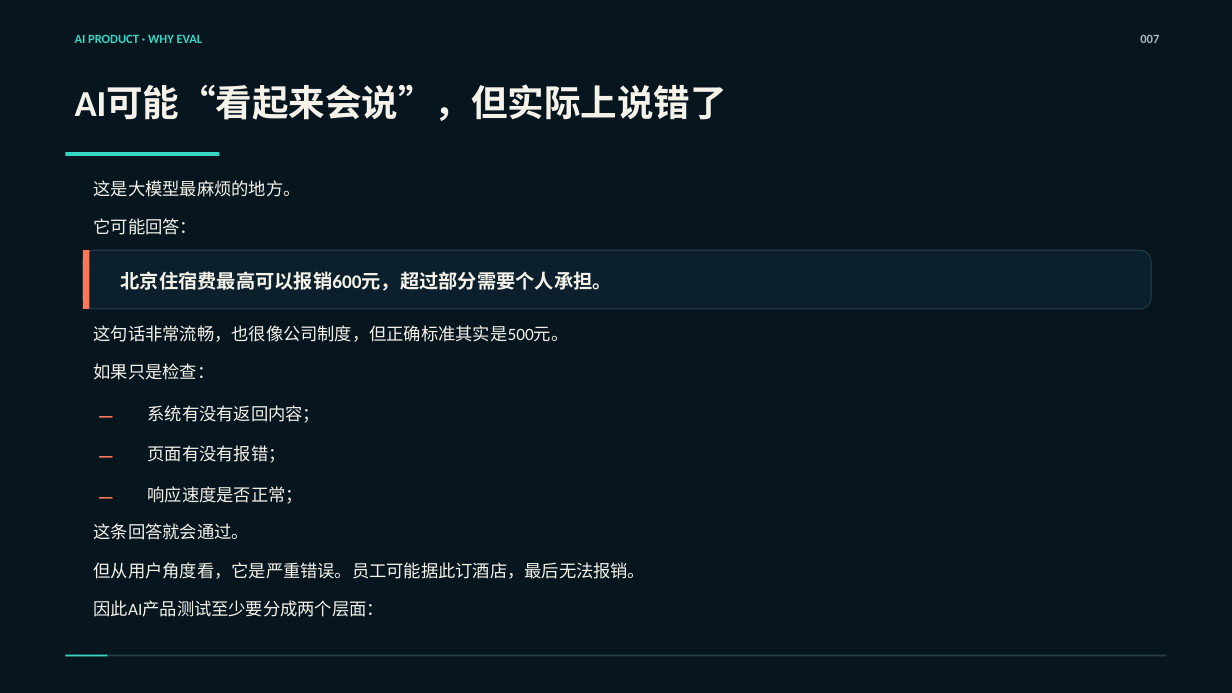
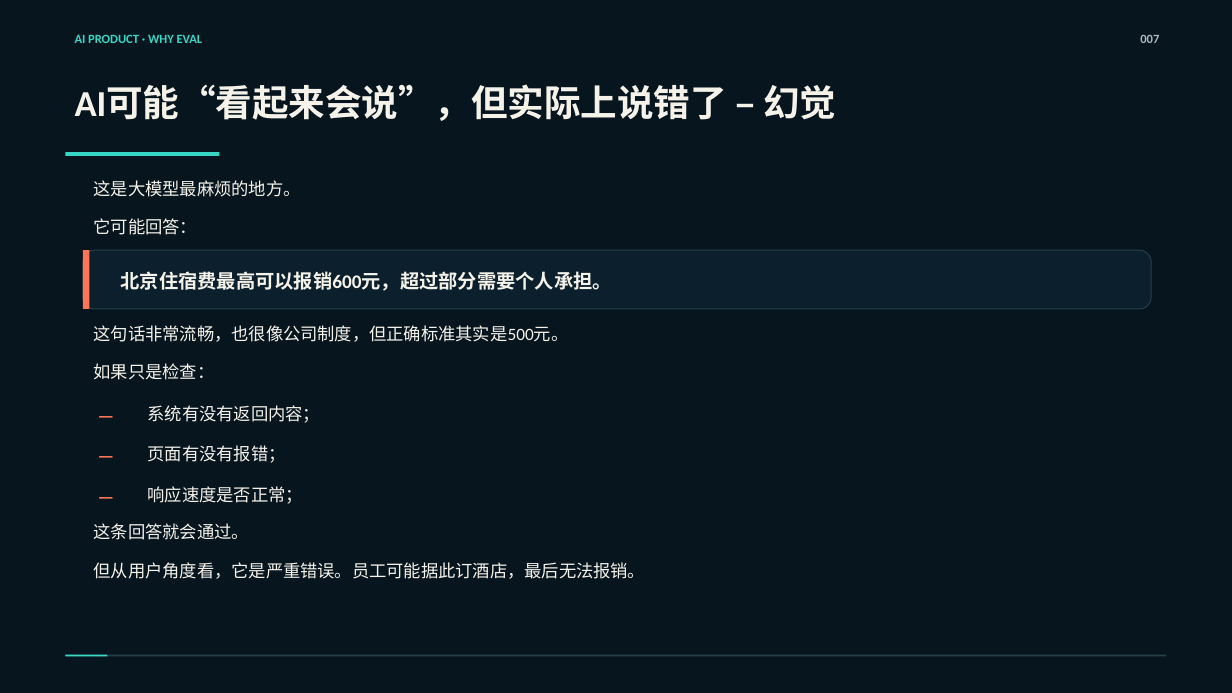
Before and after one commit to zhangkai2237/AI-Course, a slide deck: slide 7 of 课程生产/第一阶段/第09课_AI产品测试、指标与Bad Case_重做工作区/第09课_正式PPT_严格按MD版.pptx. Drawn at 1232x693 pixels with LibreOffice and Linux fonts; fonts in the diff are those of the drawing. Boxes give left, top, right and bottom in pixels: in the first picture for what was removed or moved away, otherwise in the second. Text is boxed around its words. In the diff, an @@ line names an element or a change of style, - is before the commit and + after.

```diff
--- a/课程生产/第一阶段/第09课_AI产品测试、指标与Bad Case_重做工作区/第09课_正式PPT_严格按MD版.pptx
+++ b/课程生产/第一阶段/第09课_AI产品测试、指标与Bad Case_重做工作区/第09课_正式PPT_严格按MD版.pptx
@@ text at [75,85,836,121]: text changed @@
-AI可能“看起来会说”，但实际上说错了
+AI可能“看起来会说”，但实际上说错了 – 幻觉
@@ text removed at [94,600,384,617] @@
-因此AI产品测试至少要分成两个层面：
```
Also in this commit, not shown: 35 other slides changed, 2 slides added, 9 slides removed.
